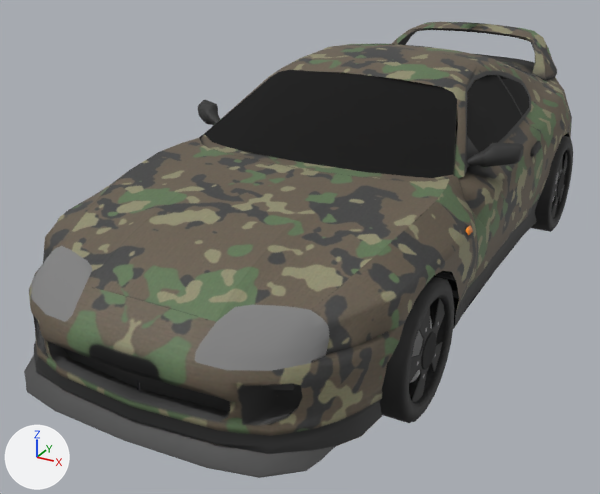
The FBX model Assets/Models/Cars/ToyotaSupra/sup_1.fbx as it was, and as the next commit left it.
One viewpoint serves both versions: a 50 mm lens placed at (2.07, -4.53, 2.34), pointed at (-0.24, -0.34, 0.25). The lights are fixed; the arrows at lower left show +X, +Y and +Z. Where no turn or scale is listed for an object, it has been applied to the vertices.

In view in the first picture: 'Weel_hold.002', 'Weel_hold.010', 'back_eyes.004', 'polySurface7', 'spoiler.002'.
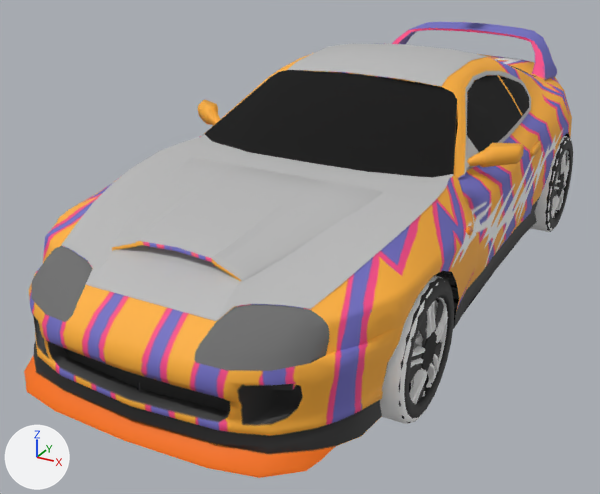
Edits to the scene script, one JSON object a line:
```json
{"op": "add", "block": "img_lighting_supra_albedotransparency_png", "code": ["img_lighting_supra_albedotransparency_png = load_image('Lighting_Supra_AlbedoTransparency.png', 'Lighting_Supra/Lighting_Supra_AlbedoTransparency.png', 2048, 2048, 'sRGB')"]}
{"block": "mat_toyota_base_002", "where": "n2 = _N.new('ShaderNodeTexImage'); n2.name = 'Image Texture'"}
{"op": "set", "path": "n2.image", "old": "img_military_supra_albedotransparency_png", "new": "img_lighting_supra_albedotransparency_png"}
{"op": "add", "block": "mat_pasted__wheel_disc", "code": ["mat_pasted__wheel_disc = principled_material('pasted__Wheel_Disc')", "mat_pasted__wheel_disc.base_color = (1.0, 1.0, 1.0)  # white #ffffff", "mat_pasted__wheel_disc.roughness = 0.859"]}
{"op": "add", "block": "mat_pasted__wheel_tire", "code": ["mat_pasted__wheel_tire = principled_material('pasted__Wheel_Tire')", "mat_pasted__wheel_tire.base_color = (1.0, 1.0, 1.0)  # white #ffffff", "mat_pasted__wheel_tire.roughness = 0.859"]}
{"op": "add", "block": "mat_carbon_toyota", "code": ["mat_carbon_toyota = principled_material('carbon_toyota')", "mat_carbon_toyota.base_color = (0.5, 0.5, 0.5)  # grey #bcbcbc"]}
{"op": "add", "block": "me_mesh_011", "code": ["me_mesh_011 = bpy.data.meshes.new('Mesh.011')", "me_mesh_011.from_pydata(...)  # 1133 vertices, 2007 faces; spans x -0.148..0.148, y -0.347..0.347, z -0.346..0.346", "# faces by material slot: [544, 1463]", "me_mesh_011.materials.append(mat_pasted__wheel_tire)  # its picture is missing", "me_mesh_011.materials.append(mat_pasted__wheel_disc)  # its picture is missing"]}
{"op": "add", "block": "me_mesh_012", "code": ["me_mesh_012 = bpy.data.meshes.new('Mesh.012')", "me_mesh_012.from_pydata(...)  # 1133 vertices, 2007 faces; spans x -0.148..0.148, y -0.347..0.347, z -0.346..0.346", "# faces by material slot: [544, 1463]", "me_mesh_012.materials.append(mat_pasted__wheel_tire)  # its picture is missing", "me_mesh_012.materials.append(mat_pasted__wheel_disc)  # its picture is missing"]}
{"op": "add", "block": "me_mesh_009", "code": ["me_mesh_009 = bpy.data.meshes.new('Mesh.009')", "me_mesh_009.from_pydata(...)  # 240 vertices, 199 faces; spans x -0.82..0.82, y -1.49..1.49, z -0.32..0.32", "me_mesh_009.materials.append(mat_carbon_toyota)  # grey #bcbcbc"]}
{"op": "add", "block": "me_mesh_008", "code": ["me_mesh_008 = bpy.data.meshes.new('Mesh.008')", "me_mesh_008.from_pydata(...)  # 110 vertices, 94 faces; spans x -0.582..0.582, y -0.514..0.514, z -0.106..0.106", "me_mesh_008.materials.append(mat_toyota_base_002)"]}
{"op": "add", "block": "ob_wheel_sexyf_r", "code": ["ob_wheel_sexyf_r = bpy.data.objects.new('wheel_sexyF_R', me_mesh_011)", "ob_wheel_sexyf_r.location = (0.848, -1.323, 0.352)"]}
{"op": "add", "block": "ob_wheel_sexyb_l", "code": ["ob_wheel_sexyb_l = bpy.data.objects.new('wheel_sexyB_L', me_mesh_012)", "ob_wheel_sexyb_l.location = (0.848, 1.313, 0.352)"]}
{"op": "add", "block": "ob_airtake2", "code": ["ob_airtake2 = bpy.data.objects.new('airtake2', me_mesh_009)", "ob_airtake2.location = (0.008, -0.624, 1.04)"]}
{"op": "add", "block": "ob_airtake", "code": ["ob_airtake = bpy.data.objects.new('airtake', me_mesh_008)", "ob_airtake.location = (0.0, -1.4, 0.862)"]}
```

Location of each change, [x1, y1, x2, y2] in pixels of the pictures (600 x 494 px):
```json
{"object": "back_eyes.004", "change": "surface changed", "before": [31, 44, 572, 446], "after": [31, 44, 572, 446]}
{"object": "airtake2", "change": "added", "after": [62, 43, 488, 321]}
{"object": "polySurface7", "change": "surface changed", "before": [24, 265, 404, 478], "after": [24, 265, 404, 478]}
{"object": "wheel_sexyF_R", "change": "added", "after": [380, 276, 448, 424]}
{"object": "Weel_hold.010", "change": "surface changed", "before": [531, 136, 573, 232], "after": [531, 136, 573, 232], "on screen": "black to grey"}
{"object": "spoiler.002", "change": "surface changed", "before": [392, 22, 557, 80], "after": [392, 22, 557, 80]}
{"object": "wheel_sexyB_L", "change": "added", "after": [530, 136, 571, 232]}
{"object": "airtake", "change": "added", "after": [112, 241, 241, 281]}
```
